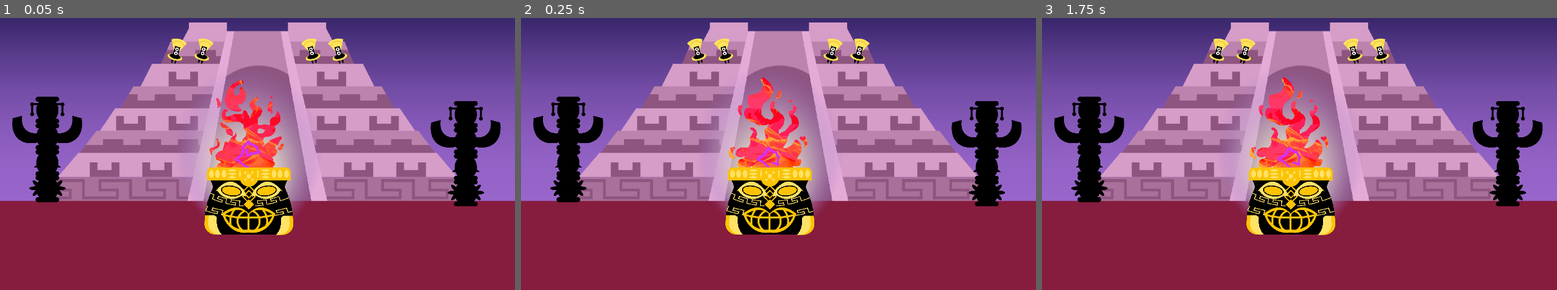
Above: before the commit, frames 1-3 (left to right).
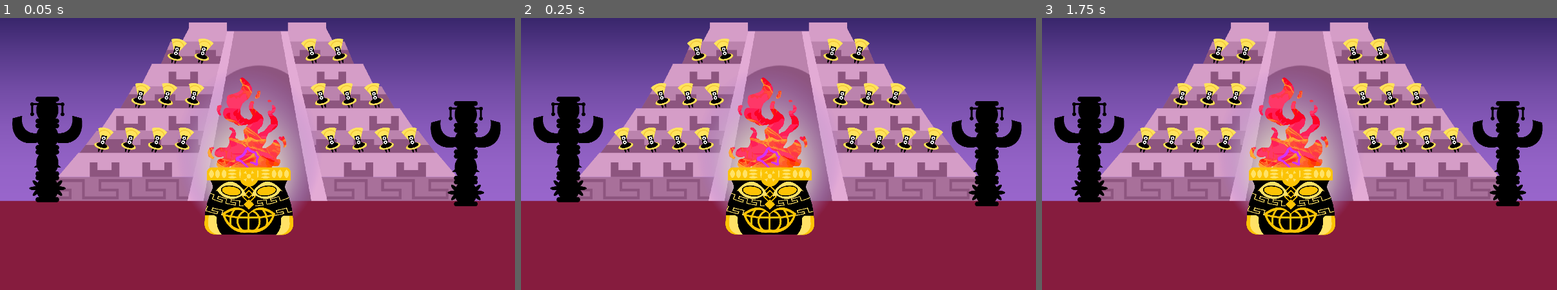
Above: after the commit, the same moments.

Repository: ElMagoRubio/SummerJam2025
Game: Godot game, scene res://scenes/main_scene.tscn
Same seed, same stepped clock (60 frames per second), same inputs: the game is played once before the commit and once after it. The project has no main scene, so this scene is started directly.
Inputs:
- Up to frame 1 (0.05 s): no input
- Up to frame 2 (0.25 s): no input
- Up to frame 3 (1.75 s): tap Enter at 1.25 s

The runs differ from the first frame. In frame 1, 4.0% of the frame differs, in the area x 18-82%, y 21-55%; in frame 2, 2.4%; in frame 3, 2.4%.

Commit message:
update main_scene

Diff:
--- /dev/null
+++ b/make_fire_godot/assets/sprites/drums/Drum_O.svg
@@ -0,0 +1,32 @@
+<?xml version="1.0" encoding="UTF-8"?>
+<svg id="Capa_2" data-name="Capa 2" xmlns="http://www.w3.org/2000/svg" viewBox="0 0 128.97 134.64">
+  <defs>
+    <style>
+      .cls-1 {
+        fill: #fff;
+        font-family: Bahnschrift-Bold, Bahnschrift;
+        font-size: 45px;
+        font-variation-settings: 'wght' 700, 'wdth' 100;
+        font-weight: 700;
+      }
+
+      .cls-2 {
+        fill: #e80038;
+      }
+    </style>
+  </defs>
+  <g id="Capa_2-2" data-name="Capa 2">
+    <path d="M107.67,134.64H21.35c3.84-3.08,17.19-8.93,18.82-17,1.35-6.68-.06-12.18-1.32-15.54h51.32c-1.63,2.7-4.42,8.39-3.12,15.61,1.61,8.89,17.02,14.76,20.62,16.93Z"/>
+    <path class="cls-2" d="M16.07,0h96.81c8.87,0,16.07,7.2,16.07,16.07v7.93H0v-7.93C0,7.2,7.2,0,16.07,0Z"/>
+    <path d="M89.9,102.1h-50.85c-6.46-4.9-19.71-16.56-29.29-39.05C3.23,47.71.91,33.22,0,24h128.95c0,8.16-.82,23.13-6.92,39.05-9.97,26.02-27.04,36.29-32.14,39.05Z"/>
+    <path class="cls-2" d="M127.69,41.08c1.04-3.54.93-6.85,1.27-9.76H.92c.71,2.97.96,6.27,2.32,9.76h124.45Z"/>
+    <path class="cls-2" d="M24.21,87.49c5.83,7.28,11.33,11.95,14.84,14.61h50.85c3.03-1.64,10.29-5.94,17.77-14.61H24.21Z"/>
+    <polygon class="cls-2" points="29.69 87.49 24.21 87.49 13.71 40.86 20.57 40.86 29.69 87.49"/>
+    <polygon class="cls-2" points="38.45 87.49 32.96 87.49 24.66 40.86 31.53 40.86 38.45 87.49"/>
+    <polygon class="cls-2" points="97.5 87.49 92.02 87.49 98.58 40.86 105.44 40.86 97.5 87.49"/>
+    <polygon class="cls-2" points="107.67 87.49 102.19 87.49 111.31 40.86 118.17 40.86 107.67 87.49"/>
+    <path class="cls-2" d="M60.71,134.64v-28.37h-9.2c.8,4.51,2.73,19.74-5.45,28.37h14.65Z"/>
+    <path class="cls-2" d="M79.65,106.28h-9.2v28.37h14.65c-8.18-8.63-6.25-23.86-5.45-28.37Z"/>
+    <text class="cls-1" transform="translate(49.98 80.36)"><tspan x="0" y="0">O</tspan></text>
+  </g>
+</svg>
--- /dev/null
+++ b/make_fire_godot/assets/sprites/drums/Drum_P.svg
@@ -0,0 +1,32 @@
+<?xml version="1.0" encoding="UTF-8"?>
+<svg id="Capa_2" data-name="Capa 2" xmlns="http://www.w3.org/2000/svg" viewBox="0 0 128.97 134.64">
+  <defs>
+    <style>
+      .cls-1 {
+        fill: #fff;
+        font-family: Bahnschrift-Bold, Bahnschrift;
+        font-size: 45px;
+        font-variation-settings: 'wght' 700, 'wdth' 100;
+        font-weight: 700;
+      }
+
+      .cls-2 {
+        fill: #e80038;
+      }
+    </style>
+  </defs>
+  <g id="Capa_2-2" data-name="Capa 2">
+    <path d="M107.67,134.64H21.35c3.84-3.08,17.19-8.93,18.82-17,1.35-6.68-.06-12.18-1.32-15.54h51.32c-1.63,2.7-4.42,8.39-3.12,15.61,1.61,8.89,17.02,14.76,20.62,16.93Z"/>
+    <path class="cls-2" d="M16.07,0h96.81c8.87,0,16.07,7.2,16.07,16.07v7.93H0v-7.93C0,7.2,7.2,0,16.07,0Z"/>
+    <path d="M89.9,102.1h-50.85c-6.46-4.9-19.71-16.56-29.29-39.05C3.23,47.71.91,33.22,0,24h128.95c0,8.16-.82,23.13-6.92,39.05-9.97,26.02-27.04,36.29-32.14,39.05Z"/>
+    <path class="cls-2" d="M127.69,41.08c1.04-3.54.93-6.85,1.27-9.76H.92c.71,2.97.96,6.27,2.32,9.76h124.45Z"/>
+    <path class="cls-2" d="M24.21,87.49c5.83,7.28,11.33,11.95,14.84,14.61h50.85c3.03-1.64,10.29-5.94,17.77-14.61H24.21Z"/>
+    <polygon class="cls-2" points="29.69 87.49 24.21 87.49 13.71 40.86 20.57 40.86 29.69 87.49"/>
+    <polygon class="cls-2" points="38.45 87.49 32.96 87.49 24.66 40.86 31.53 40.86 38.45 87.49"/>
+    <polygon class="cls-2" points="97.5 87.49 92.02 87.49 98.58 40.86 105.44 40.86 97.5 87.49"/>
+    <polygon class="cls-2" points="107.67 87.49 102.19 87.49 111.31 40.86 118.17 40.86 107.67 87.49"/>
+    <path class="cls-2" d="M60.71,134.64v-28.37h-9.2c.8,4.51,2.73,19.74-5.45,28.37h14.65Z"/>
+    <path class="cls-2" d="M79.65,106.28h-9.2v28.37h14.65c-8.18-8.63-6.25-23.86-5.45-28.37Z"/>
+    <text class="cls-1" transform="translate(51.93 80.36)"><tspan x="0" y="0">P</tspan></text>
+  </g>
+</svg>
--- /dev/null
+++ b/make_fire_godot/assets/sprites/drums/Drum_Q.svg
@@ -0,0 +1,32 @@
+<?xml version="1.0" encoding="UTF-8"?>
+<svg id="Capa_2" data-name="Capa 2" xmlns="http://www.w3.org/2000/svg" viewBox="0 0 128.97 134.64">
+  <defs>
+    <style>
+      .cls-1 {
+        fill: #fff;
+        font-family: Bahnschrift-Bold, Bahnschrift;
+        font-size: 45px;
+        font-variation-settings: 'wght' 700, 'wdth' 100;
+        font-weight: 700;
+      }
+
+      .cls-2 {
+        fill: #e80038;
+      }
+    </style>
+  </defs>
+  <g id="Capa_2-2" data-name="Capa 2">
+    <path d="M107.67,134.64H21.35c3.84-3.08,17.19-8.93,18.82-17,1.35-6.68-.06-12.18-1.32-15.54h51.32c-1.63,2.7-4.42,8.39-3.12,15.61,1.61,8.89,17.02,14.76,20.62,16.93Z"/>
+    <path class="cls-2" d="M16.07,0h96.81c8.87,0,16.07,7.2,16.07,16.07v7.93H0v-7.93C0,7.2,7.2,0,16.07,0Z"/>
+    <path d="M89.9,102.1h-50.85c-6.46-4.9-19.71-16.56-29.29-39.05C3.23,47.71.91,33.22,0,24h128.95c0,8.16-.82,23.13-6.92,39.05-9.97,26.02-27.04,36.29-32.14,39.05Z"/>
+    <path class="cls-2" d="M127.69,41.08c1.04-3.54.93-6.85,1.27-9.76H.92c.71,2.97.96,6.27,2.32,9.76h124.45Z"/>
+    <path class="cls-2" d="M24.21,87.49c5.83,7.28,11.33,11.95,14.84,14.61h50.85c3.03-1.64,10.29-5.94,17.77-14.61H24.21Z"/>
+    <polygon class="cls-2" points="29.69 87.49 24.21 87.49 13.71 40.86 20.57 40.86 29.69 87.49"/>
+    <polygon class="cls-2" points="38.45 87.49 32.96 87.49 24.66 40.86 31.53 40.86 38.45 87.49"/>
+    <polygon class="cls-2" points="97.5 87.49 92.02 87.49 98.58 40.86 105.44 40.86 97.5 87.49"/>
+    <polygon class="cls-2" points="107.67 87.49 102.19 87.49 111.31 40.86 118.17 40.86 107.67 87.49"/>
+    <path class="cls-2" d="M60.71,134.64v-28.37h-9.2c.8,4.51,2.73,19.74-5.45,28.37h14.65Z"/>
+    <path class="cls-2" d="M79.65,106.28h-9.2v28.37h14.65c-8.18-8.63-6.25-23.86-5.45-28.37Z"/>
+    <text class="cls-1" transform="translate(50.68 80.36)"><tspan x="0" y="0">Q</tspan></text>
+  </g>
+</svg>
--- /dev/null
+++ b/make_fire_godot/assets/sprites/drums/Drum_W.svg
@@ -0,0 +1,32 @@
+<?xml version="1.0" encoding="UTF-8"?>
+<svg id="Capa_2" data-name="Capa 2" xmlns="http://www.w3.org/2000/svg" viewBox="0 0 128.97 134.64">
+  <defs>
+    <style>
+      .cls-1 {
+        fill: #fff;
+        font-family: Bahnschrift-Bold, Bahnschrift;
+        font-size: 45px;
+        font-variation-settings: 'wght' 700, 'wdth' 100;
+        font-weight: 700;
+      }
+
+      .cls-2 {
+        fill: #e80038;
+      }
+    </style>
+  </defs>
+  <g id="Capa_2-2" data-name="Capa 2">
+    <path d="M107.67,134.64H21.35c3.84-3.08,17.19-8.93,18.82-17,1.35-6.68-.06-12.18-1.32-15.54h51.32c-1.63,2.7-4.42,8.39-3.12,15.61,1.61,8.89,17.02,14.76,20.62,16.93Z"/>
+    <path class="cls-2" d="M16.07,0h96.81c8.87,0,16.07,7.2,16.07,16.07v7.93H0v-7.93C0,7.2,7.2,0,16.07,0Z"/>
+    <path d="M89.9,102.1h-50.85c-6.46-4.9-19.71-16.56-29.29-39.05C3.23,47.71.91,33.22,0,24h128.95c0,8.16-.82,23.13-6.92,39.05-9.97,26.02-27.04,36.29-32.14,39.05Z"/>
+    <path class="cls-2" d="M127.69,41.08c1.04-3.54.93-6.85,1.27-9.76H.92c.71,2.97.96,6.27,2.32,9.76h124.45Z"/>
+    <path class="cls-2" d="M24.21,87.49c5.83,7.28,11.33,11.95,14.84,14.61h50.85c3.03-1.64,10.29-5.94,17.77-14.61H24.21Z"/>
+    <polygon class="cls-2" points="29.69 87.49 24.21 87.49 13.71 40.86 20.57 40.86 29.69 87.49"/>
+    <polygon class="cls-2" points="38.45 87.49 32.96 87.49 24.66 40.86 31.53 40.86 38.45 87.49"/>
+    <polygon class="cls-2" points="97.5 87.49 92.02 87.49 98.58 40.86 105.44 40.86 97.5 87.49"/>
+    <polygon class="cls-2" points="107.67 87.49 102.19 87.49 111.31 40.86 118.17 40.86 107.67 87.49"/>
+    <path class="cls-2" d="M60.71,134.64v-28.37h-9.2c.8,4.51,2.73,19.74-5.45,28.37h14.65Z"/>
+    <path class="cls-2" d="M79.65,106.28h-9.2v28.37h14.65c-8.18-8.63-6.25-23.86-5.45-28.37Z"/>
+    <text class="cls-1" transform="translate(46.89 80.36)"><tspan x="0" y="0">W</tspan></text>
+  </g>
+</svg>
--- a/make_fire_godot/scenes/fire.tscn
+++ b/make_fire_godot/scenes/fire.tscn
@@ -35,7 +35,7 @@
 sprite_frames = SubResource("SpriteFrames_4l61p")
 animation = &"fire"
 autoplay = "fire"
-frame_progress = 0.670197
+frame_progress = 0.352194
 
 [node name="Cauldron" type="Sprite2D" parent="."]
 position = Vector2(0, 671)
--- a/make_fire_godot/scenes/main_scene.tscn
+++ b/make_fire_godot/scenes/main_scene.tscn
@@ -59,3 +59,93 @@
 [node name="Dancer2" parent="DancerGroup2" instance=ExtResource("4_pu3yx")]
 position = Vector2(180, 56)
 scale = Vector2(0.5, 0.5)
+
+[node name="DancerGroup3" type="Control" parent="."]
+layout_mode = 3
+anchors_preset = 0
+offset_left = 443.0
+offset_top = 298.0
+offset_right = 781.0
+offset_bottom = 402.0
+
+[node name="Dancer" parent="DancerGroup3" instance=ExtResource("4_pu3yx")]
+position = Vector2(80, 56)
+scale = Vector2(0.5, 0.5)
+
+[node name="Dancer2" parent="DancerGroup3" instance=ExtResource("4_pu3yx")]
+position = Vector2(180, 56)
+scale = Vector2(0.5, 0.5)
+
+[node name="Dancer3" parent="DancerGroup3" instance=ExtResource("4_pu3yx")]
+position = Vector2(280, 56)
+scale = Vector2(0.5, 0.5)
+
+[node name="DancerGroup4" type="Control" parent="."]
+layout_mode = 3
+anchors_preset = 0
+offset_left = 1476.0
+offset_top = 298.0
+offset_right = 1814.0
+offset_bottom = 402.0
+scale = Vector2(-1, 1)
+
+[node name="Dancer" parent="DancerGroup4" instance=ExtResource("4_pu3yx")]
+position = Vector2(80, 56)
+scale = Vector2(0.5, 0.5)
+
+[node name="Dancer2" parent="DancerGroup4" instance=ExtResource("4_pu3yx")]
+position = Vector2(180, 56)
+scale = Vector2(0.5, 0.5)
+
+[node name="Dancer3" parent="DancerGroup4" instance=ExtResource("4_pu3yx")]
+position = Vector2(280, 56)
+scale = Vector2(0.5, 0.5)
+
+[node name="DancerGroup5" type="Control" parent="."]
+layout_mode = 3
+anchors_preset = 0
+offset_left = 305.0
+offset_top = 464.0
+offset_right = 743.0
+offset_bottom = 568.0
+
+[node name="Dancer" parent="DancerGroup5" instance=ExtResource("4_pu3yx")]
+position = Vector2(80, 56)
+scale = Vector2(0.5, 0.5)
+
+[node name="Dancer2" parent="DancerGroup5" instance=ExtResource("4_pu3yx")]
+position = Vector2(180, 56)
+scale = Vector2(0.5, 0.5)
+
+[node name="Dancer3" parent="DancerGroup5" instance=ExtResource("4_pu3yx")]
+position = Vector2(280, 56)
+scale = Vector2(0.5, 0.5)
+
+[node name="Dancer4" parent="DancerGroup5" instance=ExtResource("4_pu3yx")]
+position = Vector2(380, 56)
+scale = Vector2(0.5, 0.5)
+
+[node name="DancerGroup6" type="Control" parent="."]
+layout_mode = 3
+anchors_preset = 0
+offset_left = 1615.0
+offset_top = 464.0
+offset_right = 2053.0
+offset_bottom = 568.0
+scale = Vector2(-1, 1)
+
+[node name="Dancer" parent="DancerGroup6" instance=ExtResource("4_pu3yx")]
+position = Vector2(80, 56)
+scale = Vector2(0.5, 0.5)
+
+[node name="Dancer2" parent="DancerGroup6" instance=ExtResource("4_pu3yx")]
+position = Vector2(180, 56)
+scale = Vector2(0.5, 0.5)
+
+[node name="Dancer3" parent="DancerGroup6" instance=ExtResource("4_pu3yx")]
+position = Vector2(280, 56)
+scale = Vector2(0.5, 0.5)
+
+[node name="Dancer4" parent="DancerGroup6" instance=ExtResource("4_pu3yx")]
+position = Vector2(380, 56)
+scale = Vector2(0.5, 0.5)
--- a/make_fire_godot/scripts/ui/dancer.gd
+++ b/make_fire_godot/scripts/ui/dancer.gd
@@ -12,8 +12,6 @@
 
 func _on_rotation_time_timeout() -> void:
 	counter = !counter
-	print(counter)
-
 	if counter == false:
 		sprite.rotation += deg_to_rad(30)
 	else:
Not shown, added: make_fire_godot/assets/sprites/drums/Drum_O.svg.import
Not shown, added: make_fire_godot/assets/sprites/drums/Drum_P.svg.import
Not shown, added: make_fire_godot/assets/sprites/drums/Drum_Q.svg.import
Not shown, added: make_fire_godot/assets/sprites/drums/Drum_W.svg.import
